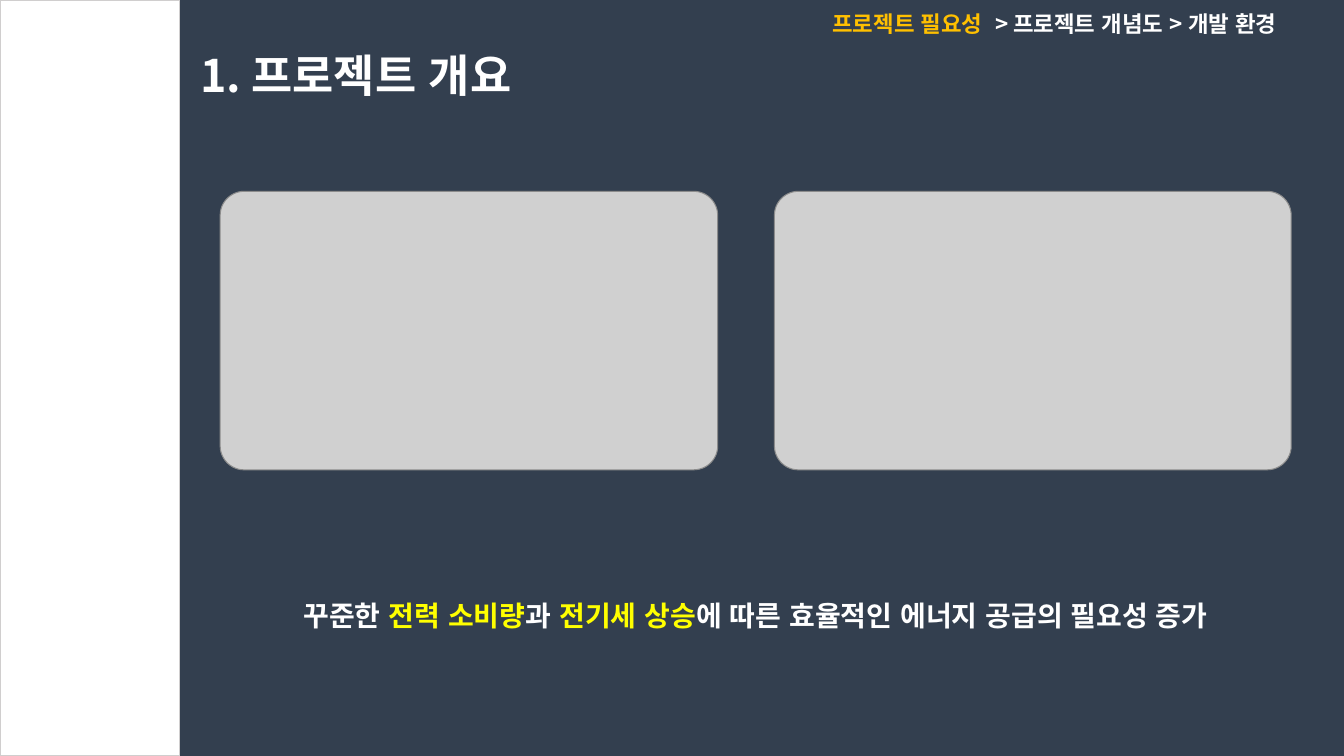
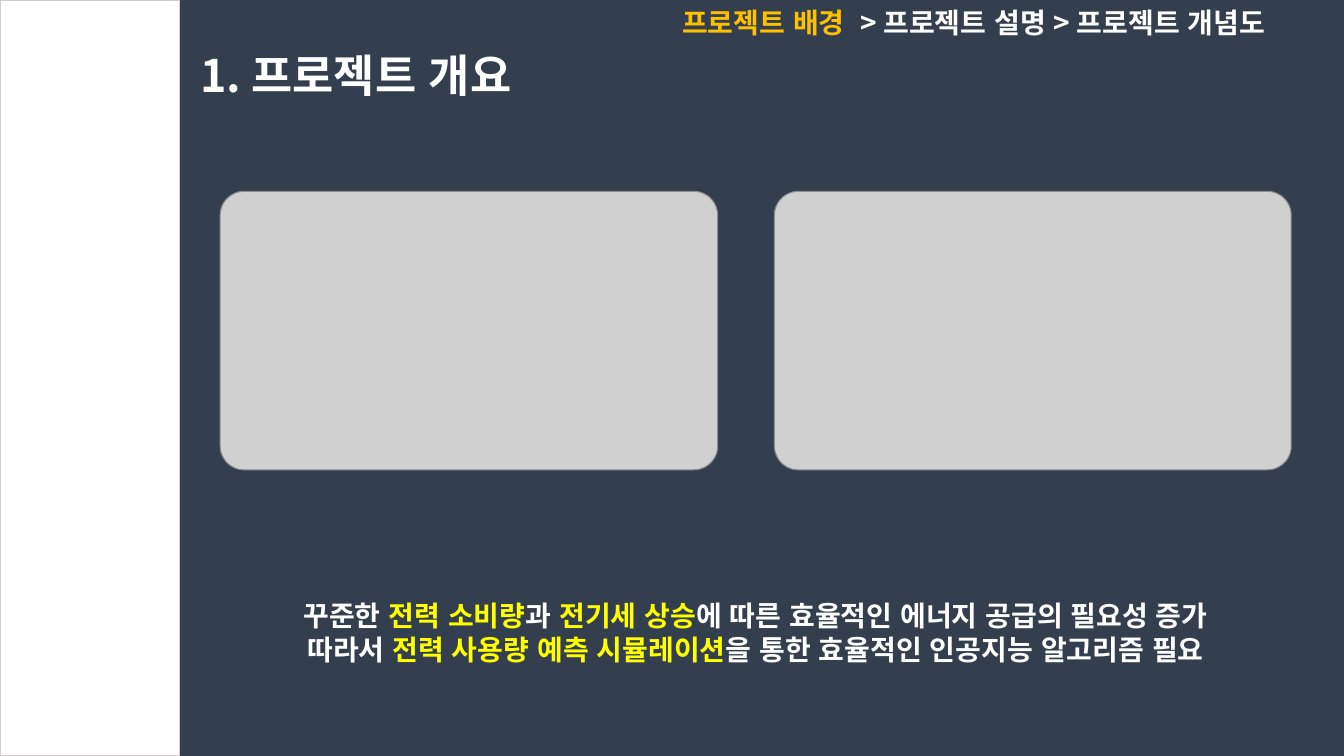
Before and after one commit to dongkieric98/-, a slide deck: slide 4 of electricity.pptx. Drawn at 1344x756 pixels with LibreOffice and Linux fonts; fonts in the diff are those of the drawing; grey boxes stand for pictures. Boxes give left, top, right and bottom in pixels: in the first picture for what was removed or moved away, otherwise in the second. Text is boxed around its words. In the diff, an @@ line names an element or a change of style, - is before the commit and + after.

```diff
--- a/electricity.pptx
+++ b/electricity.pptx
@@ text at bbox=[682, 9, 1265, 36]: text changed; size 16 to 20 pt @@
-프로젝트 필요성 > 프로젝트 개념도 > 개발 환경
+프로젝트 배경 > 프로젝트 설명 > 프로젝트 개념도
@@ text at bbox=[307, 636, 1204, 663]: paragraph added @@
+따라서 전력 사용량 예측 시뮬레이션을 통한 효율적인 인공지능 알고리즘 필요
```
Also in this commit, not shown: 8 other slides changed, 15 slides added, 4 other files.
